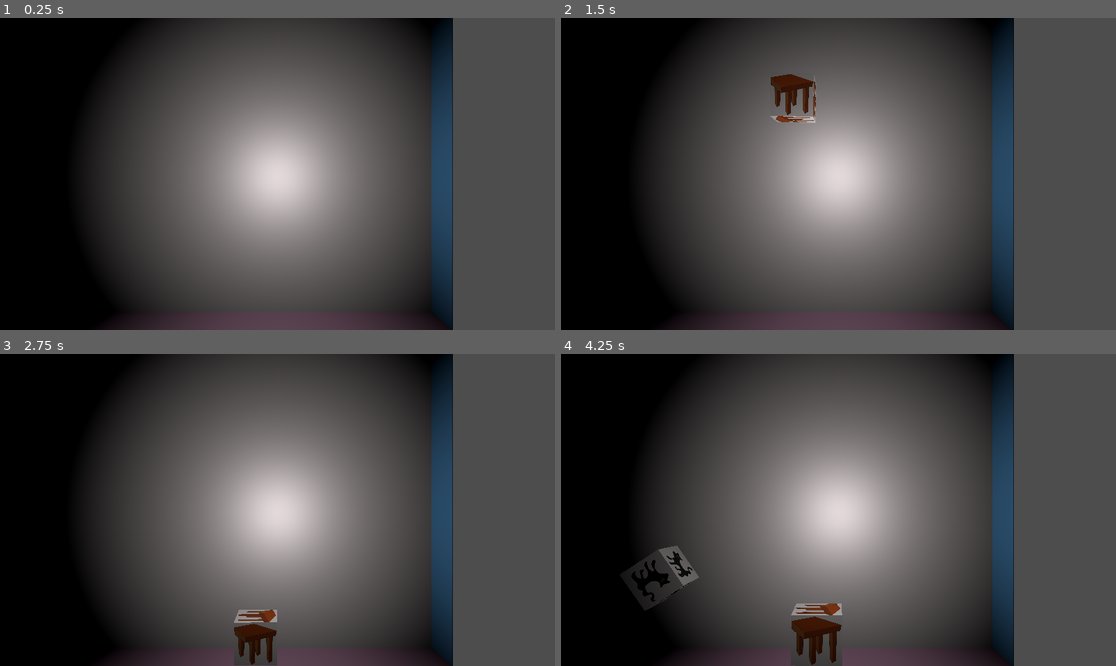
Above: before the commit, frames 1-4 (two rows, left to right).
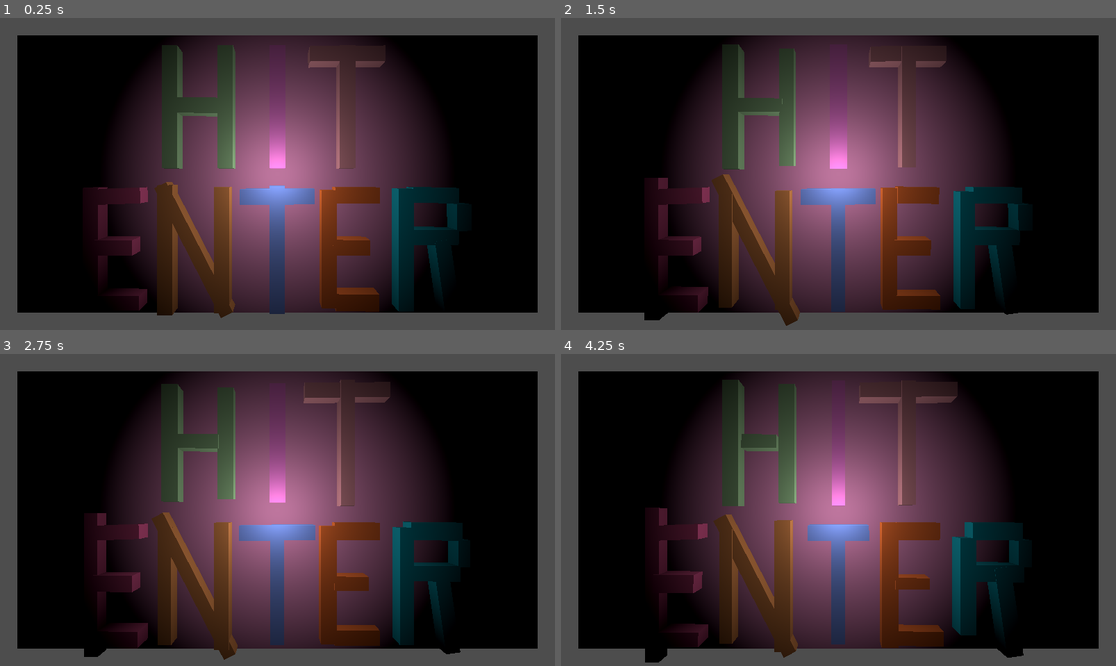
Above: after the commit, the same moments.

Repository: loose-bit-labs/scaletris
Game: Godot game, scene res://welcome.tscn
Same seed, same stepped clock (60 frames per second), same inputs: the game is played once before the commit and once after it. Before the commit the project starts from res://node_3d.tscn.
Inputs:
- Up to frame 1 (0.25 s): no input
- Up to frame 2 (1.5 s): tap Enter (ui_accept) at 0.5, 1.35 s; hold D (right) 0.53-1.28 s; hold Enter (ui_accept) 0.53-1.28 s; hold S (down) from 1.28 s (still down)
- Up to frame 3 (2.75 s): tap Enter (ui_accept) at 1.52, 1.82 s; release S (down) at 2.03 s; hold D (right) from 2.03 s (still down); hold Enter (ui_accept) from 2.03 s (still down)
- Up to frame 4 (4.25 s): release D (right) at 2.78 s; release Enter (ui_accept) at 2.78 s; hold W (up) 2.78-3.53 s; tap Enter (ui_accept) at 2.85, 3.02, 3.32 s; hold A (left) from 3.53 s (still down); hold Enter (ui_accept) from 3.53 s (still down)

The runs differ from the first frame. In frame 1, 77% of the frame differs, in the area x 0-97%, y 0-100%; in frame 2, 77%; in frame 3, 77%; in frame 4, 78%.

Commit message:
splash and welcome screens

Diff:
--- a/godot/node_3d.gd
+++ /dev/null
@@ -1,131 +0,0 @@
-extends Node3D
-
-var block_scene = preload("res://block.tscn")
-
-# FIXME: this should be based on level difficulty
-var gravity = .2
-var move_force = 100
-var size_steps = 4
-
-var current_block = null
-var started = false
-var block_map = {}
-var save_size = -1
-@onready var images = _load_images("res://images")
-
-# Called when the node enters the scene tree for the first time.
-func _ready():
-	pass # Replace with function body.
-
-# Called every frame. 'delta' is the elapsed time since the previous frame.
-func _process(_delta):
-	# FIXME: this isn't perfect... if you move it then it won't sleep :-/
-	if current_block && current_block.body.sleeping:
-		_you_have_fallen_and_you_cant_get_up()
-
-func _input(event):
-	if event.is_action_pressed("left"):
-		_move(Vector3(-1, 0, 0))
-	if event.is_action_pressed("right"):
-		_move(Vector3(+1, 0, 0))
-	if event.is_action_pressed("ui_accept"):
-		_move(Vector3(0, -1, 0))
-	if event.is_action_pressed("up"):
-		_size(+1)
-	if event.is_action_pressed("down"):
-		_size(-1)
-	if event.is_action_pressed("ui_accept") && !started:
-		_create_new_box()
-		started = true
-
-func _move(force:Vector3):
-	if current_block:
-		current_block.move(force * move_force)
-
-func _size(scale:int):
-	if current_block:
-		current_block.update_size(scale, size_steps)
-
-func _create_new_box():
-	var block = block_scene.instantiate()
-	var result = _random_material()
-	var material = result[0]
-	var index = result[1]
-	_add_block(block, index)
-
-	block.configure(_random_position(), _random_spin(), gravity, material)
-	return block
-
-func _add_block(block, index):
-	add_child(block)
-	current_block = block
-	var size = randi_range(1, size_steps)
-	block.set_size(size, size_steps)
-	block.index = index
-	if index in block_map:
-		block_map[index].append(block)
-		save_size = -1
-	else:
-		block_map[index] = [block]
-		save_size = size
-	#block_map
-	pass
-
-func _you_have_fallen_and_you_cant_get_up():
-	if save_size > -.33:
-		current_block.set_size(save_size, size_steps)
-	_check_match()
-	_create_new_box()
-
-func _check_match():
-	var blocks = block_map[current_block.index]
-	for other in blocks:
-		if other != current_block:
-			#print("CHECK: ", current_block.size, " vs ", other.size)
-			if other.size == current_block.size:
-				_matched(other, current_block)
-
-# TODO: some sound / animation / something amazing
-func _matched(a,b):
-	remove_child(a)
-	remove_child(b)
-	var blocks = block_map[current_block.index]
-	blocks.erase(a)
-	blocks.erase(b)
-
-func _random_material():
-	var index = randi_range(0, images.size() - 1)
-	var image = images[index]
-	var TEXTURE_ALBEDO = 0 # idk this is supposed to be a TextureParam enum but I can't seem to get the magic right
-	var new_material = StandardMaterial3D.new()
-	new_material.set_texture(TEXTURE_ALBEDO, image)
-	return [new_material, index]
-
-func _random_position():
-	return Vector3( 4 *_rand() - 1, 6 ,0*_rand())
-
-func _random_spin():
-	return 6.6 * Vector3(_rand(), _rand(), _rand())
-
-func _rand():
-	return randf_range(-1,+1)
-
-# FIXME: long term this won't work, see the debugger crying about it
-func _load_images(path):
-	var _images = []
-	var dir = DirAccess.open(path)
-	if not dir:
-		return _images
-	dir.list_dir_begin()
-	var file = dir.get_next()
-	while file != "":
-		if dir.current_is_dir():
-			print("Found directory: " + file)
-		else:
-			if file.ends_with(".png") or file.ends_with(".jpg"):
-				var image = Image.load_from_file(path+"/"+file)
-				var texture = ImageTexture.create_from_image(image)
-				_images.append(texture)
-				print("Found image:",  file)
-		file = dir.get_next()
-	return _images
--- a/godot/node_3d.tscn
+++ /dev/null
@@ -1,95 +0,0 @@
-[gd_scene load_steps=11 format=3 uid="uid://qayekwnlhgkq"]
-
-[ext_resource type="Script" path="res://node_3d.gd" id="1_iavd6"]
-
-[sub_resource type="BoxShape3D" id="BoxShape3D_m4gtk"]
-size = Vector3(8.56139, 0.009, 0.61365)
-
-[sub_resource type="StandardMaterial3D" id="StandardMaterial3D_do3kx"]
-albedo_color = Color(0.670588, 0.498039, 0.6, 1)
-
-[sub_resource type="BoxShape3D" id="BoxShape3D_ax87v"]
-size = Vector3(9.08008, 0.0600619, 7.20045)
-
-[sub_resource type="StandardMaterial3D" id="StandardMaterial3D_6fqkn"]
-albedo_color = Color(0.882353, 0.843137, 0.847059, 1)
-albedo_texture_msdf = true
-
-[sub_resource type="BoxShape3D" id="BoxShape3D_tn0uu"]
-size = Vector3(0.534779, 0.065727, 6.59311)
-
-[sub_resource type="StandardMaterial3D" id="StandardMaterial3D_iyodj"]
-albedo_color = Color(0.54902, 0.184314, 0.25098, 1)
-
-[sub_resource type="BoxShape3D" id="BoxShape3D_j4fwc"]
-size = Vector3(0.802176, 0.0713098, 6.6192)
-
-[sub_resource type="StandardMaterial3D" id="StandardMaterial3D_ntdjv"]
-albedo_color = Color(0.376471, 0.658824, 0.894118, 1)
-
-[sub_resource type="BoxShape3D" id="BoxShape3D_unf7i"]
-size = Vector3(8.93834, 0.0607421, 7.29175)
-
-[node name="Arena" type="Node3D"]
-script = ExtResource("1_iavd6")
-
-[node name="Camera3D" type="Camera3D" parent="."]
-transform = Transform3D(1, 0, 0, 0, 1, 0, 0, 0, 1, -0.00769901, 3.06059, 4.26016)
-
-[node name="Board" type="Node3D" parent="."]
-transform = Transform3D(1, 0, 0, 0, 1, 0, 0, 0, 1, -1.01915, 0, 0)
-
-[node name="floor" type="StaticBody3D" parent="Board"]
-
-[node name="CollisionShape3D" type="CollisionShape3D" parent="Board/floor"]
-shape = SubResource("BoxShape3D_m4gtk")
-
-[node name="CSGBox3D" type="CSGBox3D" parent="Board/floor/CollisionShape3D"]
-size = Vector3(8.86351, 0.009, 0.572545)
-material = SubResource("StandardMaterial3D_do3kx")
-
-[node name="backwall" type="StaticBody3D" parent="Board"]
-transform = Transform3D(1, 0, 0, 0, 1, 0, 0, 0, 1, 0, 0, 1.24821)
-
-[node name="CollisionShape3D" type="CollisionShape3D" parent="Board/backwall"]
-transform = Transform3D(1, 0, 0, 0, -4.37114e-08, -1, 0, 1, -4.37114e-08, 0, 3.56871, -1.50837)
-shape = SubResource("BoxShape3D_ax87v")
-
-[node name="CSGBox3D" type="CSGBox3D" parent="Board/backwall/CollisionShape3D"]
-transform = Transform3D(1, 0, 0, 0, 1, 0, 0, 0, 1, 0, 0, 0.310525)
-size = Vector3(8.8953, 0.009, 6.56808)
-material = SubResource("StandardMaterial3D_6fqkn")
-
-[node name="leftwall" type="StaticBody3D" parent="Board"]
-transform = Transform3D(-4.37114e-08, 0, 1, 0, 1, 0, -1, 0, -4.37114e-08, -3.42378, 0, 0)
-
-[node name="CollisionShape3D" type="CollisionShape3D" parent="Board/leftwall"]
-transform = Transform3D(1, 0, 0, 0, -4.37114e-08, -1, 0, 1, -4.37114e-08, -2.16138e-08, 3.27628, -1.0139)
-shape = SubResource("BoxShape3D_tn0uu")
-
-[node name="CSGBox3D" type="CSGBox3D" parent="Board/leftwall/CollisionShape3D"]
-transform = Transform3D(1, 0, 0, 0, 1, -8.35188e-23, 0, -8.35188e-23, 1, -0.00650926, 0, 0)
-size = Vector3(0.542889, 0.009, 6.57527)
-material = SubResource("StandardMaterial3D_iyodj")
-
-[node name="rightwall" type="StaticBody3D" parent="Board"]
-transform = Transform3D(-4.37114e-08, 0, -1, 0, 1, 0, 1, 0, -4.37114e-08, 0.986862, 0, 0)
-
-[node name="CollisionShape3D" type="CollisionShape3D" parent="Board/rightwall"]
-transform = Transform3D(1, 0, 0, 0, -4.37114e-08, -1, 0, 1, -4.37114e-08, -8.48979e-08, 3.25917, -3.45061)
-shape = SubResource("BoxShape3D_j4fwc")
-
-[node name="CSGBox3D" type="CSGBox3D" parent="Board/rightwall/CollisionShape3D"]
-transform = Transform3D(1, 0, 0, 0, 1, -8.35188e-23, 0, -8.35188e-23, 1, 0.00442435, 0, 0)
-size = Vector3(0.563724, 0.009, 6.69989)
-material = SubResource("StandardMaterial3D_ntdjv")
-
-[node name="frontwall" type="StaticBody3D" parent="Board"]
-transform = Transform3D(-0.999984, 0, -0.00563729, 0, 1, 0, 0.00563729, 0, -0.999984, 0, 0, 0.115766)
-
-[node name="CollisionShape3D" type="CollisionShape3D" parent="Board/frontwall"]
-transform = Transform3D(1, 4.65661e-10, 0, 0, -4.37114e-08, -1, -4.65661e-10, 1, -4.37114e-08, -0.00698644, 3.56971, -0.269063)
-shape = SubResource("BoxShape3D_unf7i")
-
-[node name="OmniLight3D" type="OmniLight3D" parent="."]
-transform = Transform3D(1, 0, 0, 0, 1, 0, 0, 0, 1, 0, 3, 0.744769)
--- a/godot/project.godot
+++ b/godot/project.godot
@@ -11,8 +11,9 @@
 [application]
 
 config/name="Scaletris"
-run/main_scene="res://node_3d.tscn"
+run/main_scene="res://welcome.tscn"
 config/features=PackedStringArray("4.1", "Mobile")
+boot_splash/image="res://lbl-nuts-and-bolts.png"
 config/icon="res://icon.svg"
 
 [input]
--- /dev/null
+++ b/godot/welcome.gd
@@ -0,0 +1,22 @@
+extends Node3D
+
+var main_scene = "res://main.tscn"
+
+@onready var lul : Node3D = $Lul
+
+# Called when the node enters the scene tree for the first time.
+func _ready():
+	pass # Replace with function body.
+
+
+# Called every frame. 'delta' is the elapsed time since the previous frame.
+func _process(_delta):
+	var child = lul.get_children()[randi_range(0,lul.get_child_count()) - 1 ]
+	child.scale += .1 * Vector3(rand(),rand(),rand())
+
+func rand():
+	return randf() - randf()
+
+func _input(event):
+	if event.is_action_pressed("ui_accept"):
+		get_tree().change_scene_to_file(main_scene)
--- /dev/null
+++ b/godot/welcome.tscn
@@ -0,0 +1,167 @@
+[gd_scene load_steps=11 format=3 uid="uid://c3m6k73bmgy0h"]
+
+[ext_resource type="Script" path="res://welcome.gd" id="1_cuc1k"]
+
+[sub_resource type="StandardMaterial3D" id="StandardMaterial3D_drebe"]
+albedo_color = Color(0.568627, 0.721569, 0.52549, 1)
+
+[sub_resource type="StandardMaterial3D" id="StandardMaterial3D_irk14"]
+albedo_color = Color(0.929412, 0.470588, 0.827451, 1)
+
+[sub_resource type="StandardMaterial3D" id="StandardMaterial3D_qhs6t"]
+albedo_color = Color(0.854902, 0.54902, 0.596078, 1)
+
+[sub_resource type="StandardMaterial3D" id="StandardMaterial3D_fph8n"]
+albedo_color = Color(0.470588, 0.576471, 0.913725, 1)
+
+[sub_resource type="StandardMaterial3D" id="StandardMaterial3D_7dgkg"]
+albedo_color = Color(0.839216, 0.521569, 0.286275, 1)
+
+[sub_resource type="StandardMaterial3D" id="StandardMaterial3D_kvygp"]
+albedo_color = Color(0, 0.666667, 0.74902, 1)
+
+[sub_resource type="StandardMaterial3D" id="StandardMaterial3D_xvo4n"]
+albedo_color = Color(0.956863, 0.384314, 0.619608, 1)
+
+[sub_resource type="StandardMaterial3D" id="StandardMaterial3D_upxee"]
+albedo_color = Color(0.898039, 0.415686, 0.164706, 1)
+
+[sub_resource type="StandardMaterial3D" id="StandardMaterial3D_t18hp"]
+albedo_color = Color(0.901961, 0.556863, 0.74902, 1)
+
+[node name="Node3D" type="Node3D"]
+script = ExtResource("1_cuc1k")
+
+[node name="Camera3D" type="Camera3D" parent="."]
+transform = Transform3D(1, 0, 0, 0, 1, 0, 0, 0, 1, 0, 0, 2)
+
+[node name="Lul" type="Node3D" parent="."]
+
+[node name="CSGBox3D2" type="CSGBox3D" parent="Lul"]
+transform = Transform3D(1, 0, 0, 0, 1, 0, 0, 0, 1, -0.878731, 0.546116, 0.299056)
+size = Vector3(0.125854, 1, 0.0973317)
+material = SubResource("StandardMaterial3D_drebe")
+
+[node name="CSGBox3D4" type="CSGBox3D" parent="Lul"]
+transform = Transform3D(1, 0, 0, 0, 1, 0, 0, 0, 1, -0.424758, 0.546116, 0.299056)
+size = Vector3(0.125854, 1, 0.0973317)
+material = SubResource("StandardMaterial3D_drebe")
+
+[node name="CSGBox3D5" type="CSGBox3D" parent="Lul"]
+transform = Transform3D(1, 0, 0, 0, 1, 0, 0, 0, 1, -3.57628e-07, 0.546116, 0.299056)
+size = Vector3(0.125854, 1, 0.0973317)
+material = SubResource("StandardMaterial3D_irk14")
+
+[node name="CSGBox3D6" type="CSGBox3D" parent="Lul"]
+transform = Transform3D(1, 0, 0, 0, 1, 0, 0, 0, 1, 0.570837, 0.546116, 0.299056)
+size = Vector3(0.125854, 1, 0.0973317)
+material = SubResource("StandardMaterial3D_qhs6t")
+
+[node name="CSGBox3D7" type="CSGBox3D" parent="Lul"]
+transform = Transform3D(0.00678923, 0.999977, 0, -0.999977, 0.00678923, 0, 0, 0, 1, 0.570837, 0.979863, 0.299056)
+size = Vector3(0.125854, 0.615786, 0.0973317)
+material = SubResource("StandardMaterial3D_qhs6t")
+
+[node name="CSGBox3D16" type="CSGBox3D" parent="Lul"]
+transform = Transform3D(1, 0, 0, 0, 1, 0, 0, 0, 1, -0.00224769, -0.62028, 0.299056)
+size = Vector3(0.125854, 1, 0.0973317)
+material = SubResource("StandardMaterial3D_fph8n")
+
+[node name="CSGBox3D18" type="CSGBox3D" parent="Lul"]
+transform = Transform3D(1, 0, 0, 0, 1, 0, 0, 0, 1, -0.916937, -0.62028, 0.299056)
+size = Vector3(0.125854, 1, 0.0973317)
+material = SubResource("StandardMaterial3D_7dgkg")
+
+[node name="CSGBox3D20" type="CSGBox3D" parent="Lul"]
+transform = Transform3D(1, 0, 0, 0, 1, 0, 0, 0, 1, 1.04953, -0.62028, 0.299056)
+size = Vector3(0.125854, 1, 0.0973317)
+material = SubResource("StandardMaterial3D_kvygp")
+
+[node name="CSGBox3D25" type="CSGBox3D" parent="Lul"]
+transform = Transform3D(0.989819, -0.142335, 0, 0.142335, 0.989819, 0, 0, 0, 1, 1.38215, -0.827041, 0.299056)
+size = Vector3(0.125854, 0.585135, 0.0973317)
+material = SubResource("StandardMaterial3D_kvygp")
+
+[node name="CSGBox3D19" type="CSGBox3D" parent="Lul"]
+transform = Transform3D(1, 0, 0, 0, 1, 0, 0, 0, 1, -0.456221, -0.62028, 0.299056)
+size = Vector3(0.125854, 1, 0.0973317)
+material = SubResource("StandardMaterial3D_7dgkg")
+
+[node name="CSGBox3D21" type="CSGBox3D" parent="Lul"]
+transform = Transform3D(0.889201, -0.457517, 0, 0.457517, 0.889201, 0, 0, 0, 1, -0.683208, -0.62028, 0.299056)
+size = Vector3(0.113751, 1.03544, 0.0973317)
+material = SubResource("StandardMaterial3D_7dgkg")
+
+[node name="CSGBox3D17" type="CSGBox3D" parent="Lul"]
+transform = Transform3D(0.00678923, 0.999977, 0, -0.999977, 0.00678923, 0, 0, 0, 1, -0.00224769, -0.186534, 0.299056)
+size = Vector3(0.125854, 0.615786, 0.0973317)
+material = SubResource("StandardMaterial3D_fph8n")
+
+[node name="CSGBox3D3" type="CSGBox3D" parent="Lul"]
+transform = Transform3D(0.00904067, -0.999959, 0, 0.999959, 0.00904067, 0, 0, 0, 1, -0.647249, 0.559601, 0.299056)
+size = Vector3(0.125854, 0.364326, 0.0973317)
+material = SubResource("StandardMaterial3D_drebe")
+
+[node name="CSGBox3D8" type="CSGBox3D" parent="Lul"]
+transform = Transform3D(1, 0, 0, 0, 1, 0, 0, 0, 1, -1.52373, -0.613538, 0.299056)
+size = Vector3(0.125854, 1, 0.0973317)
+material = SubResource("StandardMaterial3D_xvo4n")
+
+[node name="CSGBox3D9" type="CSGBox3D" parent="Lul"]
+transform = Transform3D(0.00904067, -0.999959, 0, 0.999959, 0.00904067, 0, 0, 0, 1, -1.34169, -0.600054, 0.299056)
+size = Vector3(0.125854, 0.30128, 0.0973317)
+material = SubResource("StandardMaterial3D_xvo4n")
+
+[node name="CSGBox3D10" type="CSGBox3D" parent="Lul"]
+transform = Transform3D(-0.0352135, -0.99938, 0, 0.99938, -0.0352135, 0, 0, 0, 1, -1.29899, -0.182038, 0.299056)
+size = Vector3(0.125854, 0.364326, 0.0973317)
+material = SubResource("StandardMaterial3D_xvo4n")
+
+[node name="CSGBox3D11" type="CSGBox3D" parent="Lul"]
+transform = Transform3D(0.00904067, -0.999959, 0, 0.999959, 0.00904067, 0, 0, 0, 1, -1.29225, -1.04728, 0.299056)
+size = Vector3(0.125854, 0.364326, 0.0973317)
+material = SubResource("StandardMaterial3D_xvo4n")
+
+[node name="CSGBox3D12" type="CSGBox3D" parent="Lul"]
+transform = Transform3D(1, 0, 0, 0, 1, 0, 0, 0, 1, 0.420262, -0.613538, 0.299056)
+size = Vector3(0.125854, 1, 0.0973317)
+material = SubResource("StandardMaterial3D_upxee")
+
+[node name="CSGBox3D13" type="CSGBox3D" parent="Lul"]
+transform = Transform3D(0.00904067, -0.999959, 0, 0.999959, 0.00904067, 0, 0, 0, 1, 0.602301, -0.600054, 0.299056)
+size = Vector3(0.125854, 0.30128, 0.0973317)
+material = SubResource("StandardMaterial3D_upxee")
+
+[node name="CSGBox3D14" type="CSGBox3D" parent="Lul"]
+transform = Transform3D(0.00904067, -0.999959, 0, 0.999959, 0.00904067, 0, 0, 0, 1, 0.651744, -0.175296, 0.299056)
+size = Vector3(0.125854, 0.364326, 0.0973317)
+material = SubResource("StandardMaterial3D_upxee")
+
+[node name="CSGBox3D22" type="CSGBox3D" parent="Lul"]
+transform = Transform3D(0.00904067, -0.999959, 0, 0.999959, 0.00904067, 0, 0, 0, 1, 1.29225, -0.175296, 0.299056)
+size = Vector3(0.125854, 0.364326, 0.0973317)
+material = SubResource("StandardMaterial3D_kvygp")
+
+[node name="CSGBox3D23" type="CSGBox3D" parent="Lul"]
+transform = Transform3D(0.00904067, -0.999959, 0, 0.999959, 0.00904067, 0, 0, 0, 1, 1.29225, -0.5169, 0.299056)
+size = Vector3(0.125854, 0.364326, 0.0973317)
+material = SubResource("StandardMaterial3D_kvygp")
+
+[node name="CSGBox3D24" type="CSGBox3D" parent="Lul"]
+transform = Transform3D(0.999968, -0.00799349, 0, 0.00799349, 0.999968, 0, 0, 0, 1, 1.51924, -0.355088, 0.299056)
+size = Vector3(0.125854, 0.213423, 0.0973317)
+material = SubResource("StandardMaterial3D_kvygp")
+
+[node name="CSGBox3D15" type="CSGBox3D" parent="Lul"]
+transform = Transform3D(0.00904067, -0.999959, 0, 0.999959, 0.00904067, 0, 0, 0, 1, 0.651744, -1.04728, 0.299056)
+size = Vector3(0.125854, 0.364326, 0.0973317)
+material = SubResource("StandardMaterial3D_upxee")
+
+[node name="OmniLight3D" type="OmniLight3D" parent="."]
+transform = Transform3D(1, 0, 0, 0, 1, 0, 0, 0, 1, 0, 0, 0.564039)
+light_energy = 0.33
+omni_range = 1.84005
+
+[node name="CSGBox3D" type="CSGBox3D" parent="."]
+size = Vector3(4.97573, 2.65867, 0.109421)
+material = SubResource("StandardMaterial3D_t18hp")
Binary file added: godot/lbl-nuts-and-bolts.png
Not shown, added: godot/lbl-nuts-and-bolts.png.import
